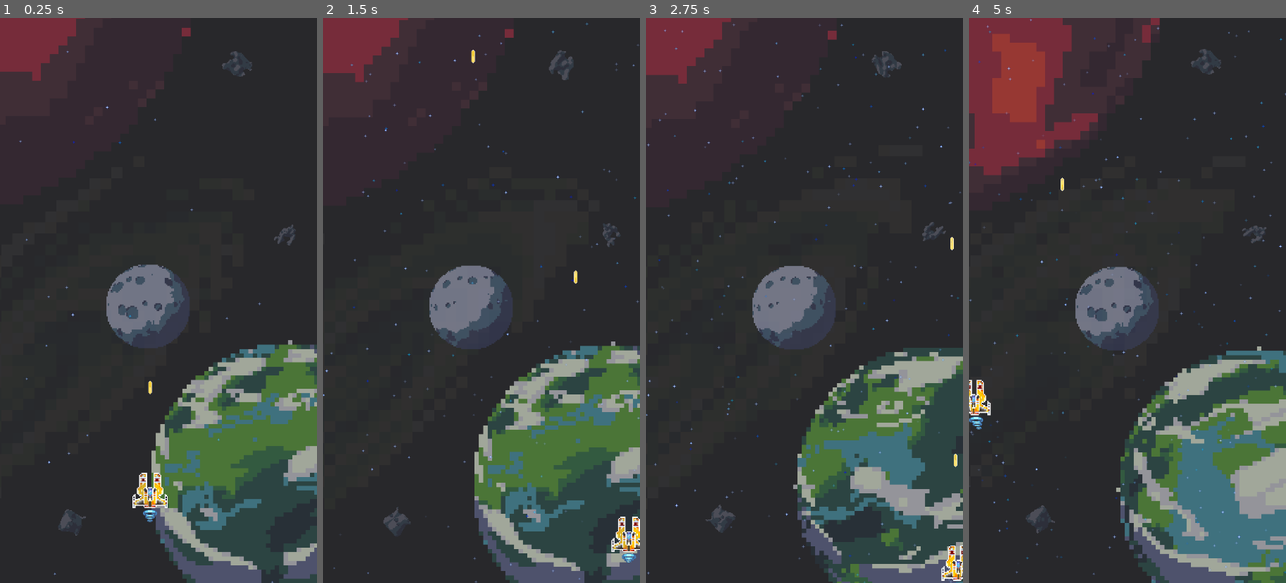
Above: before the commit, frames 1-4 (left to right).
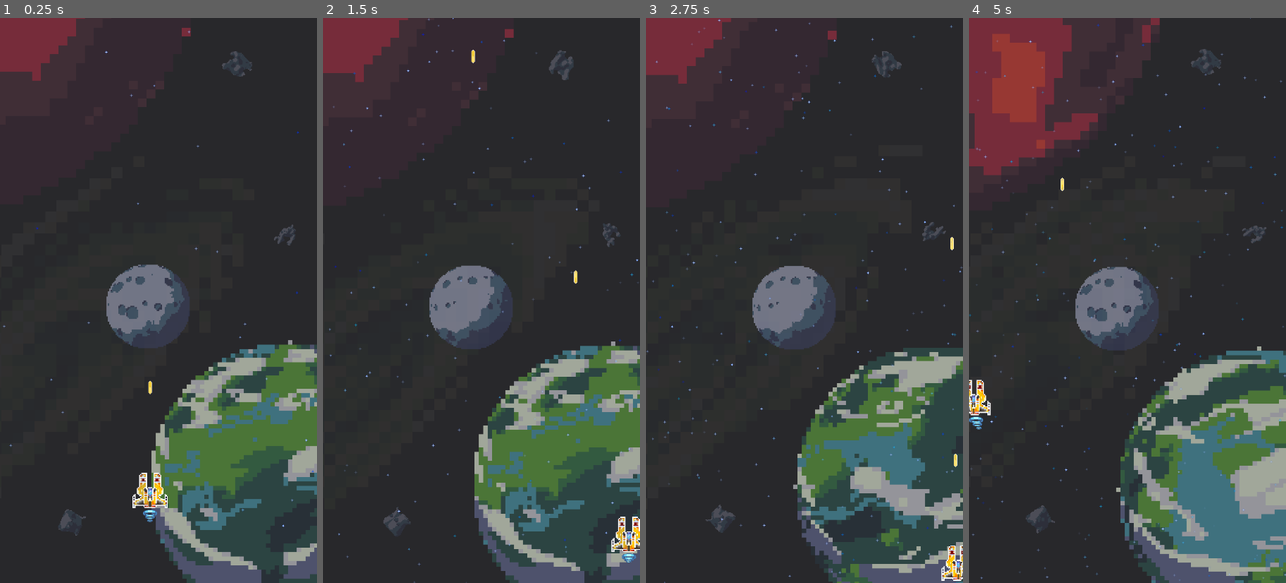
Above: after the commit, the same moments.

Repository: justCallMeJeg/ChaosWingNemesis
Game: Godot game, scene res://src/main.tscn
Same seed, same stepped clock (60 frames per second), same inputs: the game is played once before the commit and once after it. The engine's default icon, where the game draws it, is replaced by a stand-in: a white triangle on a blue panel in a dark square.
Inputs:
- Up to frame 1 (0.25 s): no input
- Up to frame 2 (1.5 s): tap Enter at 0.5, 1.35 s; hold Right (ui_right) 0.53-1.28 s; tap R at 0.6 s; tap Space at 0.77 s; hold Down (ui_down) from 1.28 s (still down)
- Up to frame 3 (2.75 s): tap Space at 1.52 s; release Down (ui_down) at 2.03 s; hold Right (ui_right) from 2.03 s (still down); tap R at 2.1 s
- Up to frame 4 (5 s): release Right (ui_right) at 2.78 s; hold Up (ui_up) 2.78-3.53 s; tap Enter at 2.85, 4.35 s; tap Space at 3.02, 3.77, 4.52 s; hold Left (ui_left) from 3.53 s (still down); tap R at 3.6 s

The runs differ from the first frame. In frame 1, 0.1% of the frame differs, in the area x 0-100%, y 2-100%; in frame 2, 0.5%; in frame 3, 0.7%; in frame 4, 0.8%, in the area x 0-100%, y 0-100%.
Error before the commit: Parse Error: Preload file "res://src/Scenes/GameBG/Teran.tscn" does not exist. (res://src/main.gd:3)

Commit message:
Added gameScene randomizer for test

Diff:
--- a/src/main.gd
+++ b/src/main.gd
@@ -1,9 +1,13 @@
 extends CanvasLayer
 
-const TERAN = preload("res://src/Scenes/GameBG/Teran.tscn")
-
+const TERAN = preload("res://src/Scenes/GameScenes/Teran.tscn")
+const HORIZON = preload("res://src/Scenes/GameScenes/Horizon.tscn")
 # Called when the node enters the scene tree for the first time.
 func _ready():
-	var instance = TERAN.instantiate()
+	var instance
+	if RandomNumberGenerator.new().randi_range(0, 1) == 0:
+		instance = TERAN.instantiate()
+	else:
+		instance = HORIZON.instantiate()
 	add_child(instance)
 	move_child(instance, 1)
--- a/src/main.tscn
+++ b/src/main.tscn
@@ -3,12 +3,12 @@
 [ext_resource type="Script" path="res://src/main.gd" id="1_5ohch"]
 [ext_resource type="PackedScene" uid="uid://cwtnw5we3hvc4" path="res://src/Scenes/ShipTypes/Hawkeye.tscn" id="1_67an6"]
 [ext_resource type="PackedScene" uid="uid://dwa50coqb36yq" path="res://src/Scenes/Border.tscn" id="2_5vev1"]
-[ext_resource type="PackedScene" uid="uid://d3njdpbbgmrcg" path="res://src/Scenes/GameBG/Teran.tscn" id="2_j7qr7"]
+[ext_resource type="PackedScene" uid="uid://71cjmfeudwiu" path="res://src/Scenes/GameScenes/Horizon.tscn" id="2_fpinv"]
 
 [node name="Main" type="CanvasLayer"]
 script = ExtResource("1_5ohch")
 
-[node name="Teran" parent="." instance=ExtResource("2_j7qr7")]
+[node name="Horizon" parent="." instance=ExtResource("2_fpinv")]
 
 [node name="Border" parent="." instance=ExtResource("2_5vev1")]
 
